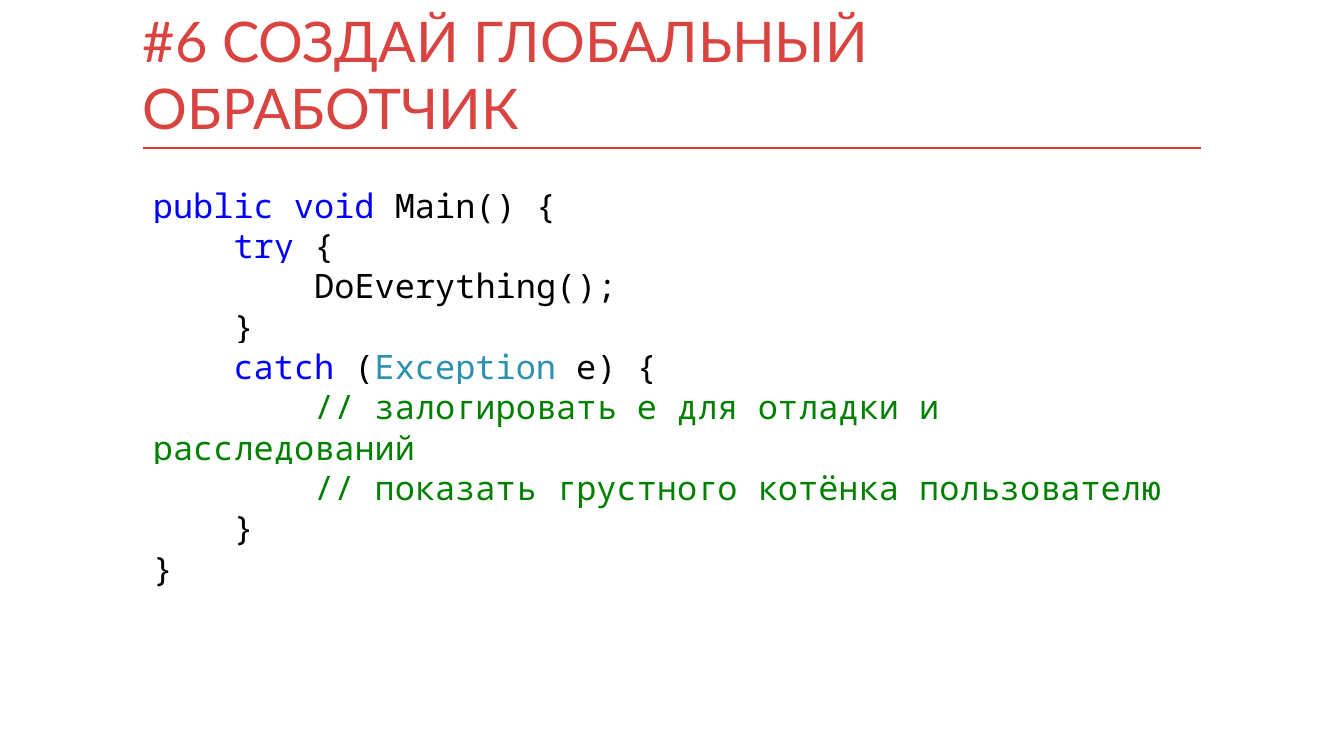
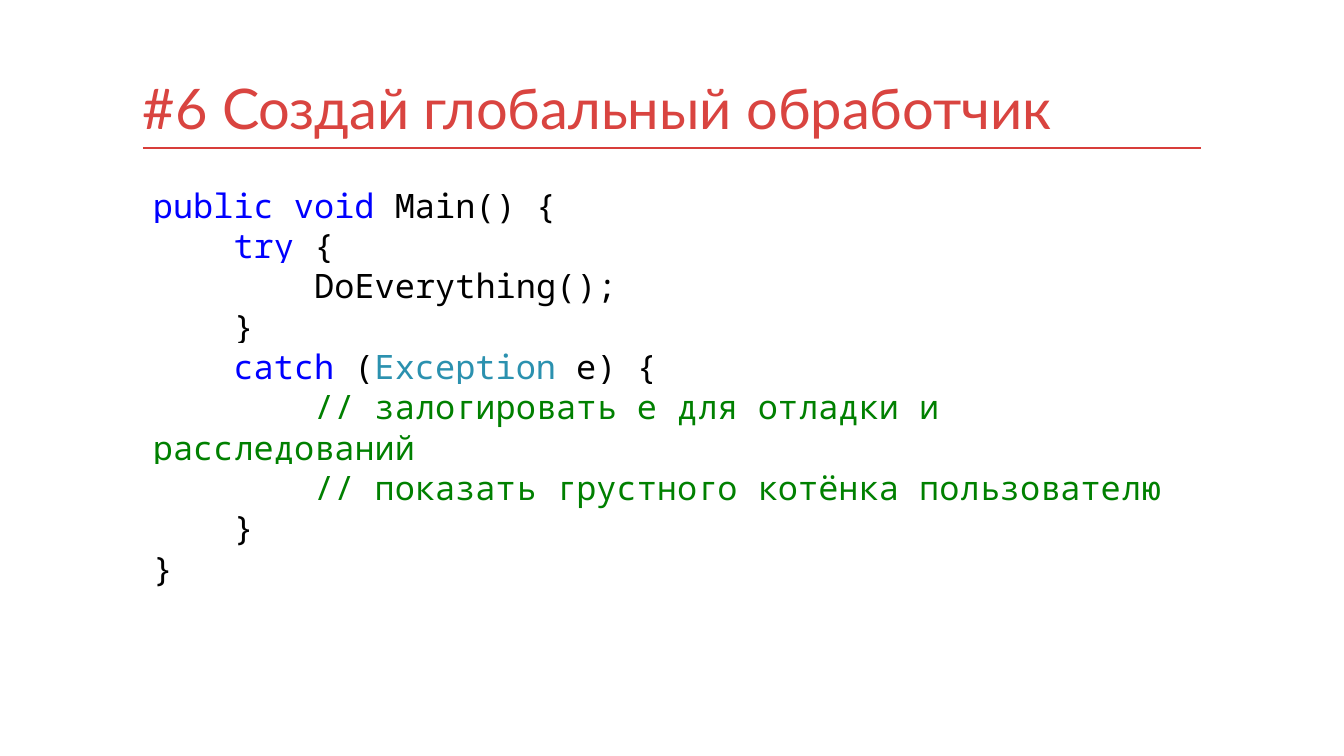
Before and after one commit to kontur-courses/exceptions, a slide deck: slide 14 of exceptions.pptx. Drawn at 1344x756 pixels with LibreOffice and Linux fonts; fonts in the diff are those of the drawing. Boxes give left, top, right and bottom in pixels: in the first picture for what was removed or moved away, otherwise in the second. Text is boxed around its words. In the diff, an @@ line names an element or a change of style, - is before the commit and + after.

```diff
--- a/exceptions.pptx
+++ b/exceptions.pptx
@@ title at (143, 88, 1051, 139): text changed @@
-#6 СОЗДАЙ ГЛОБАЛЬНЫЙ ОБРАБОТЧИК
+#6 Создай глобальный обработчик
```
Also in this commit, not shown: 37 other slides changed, 2 slides added, 3 slides removed.
